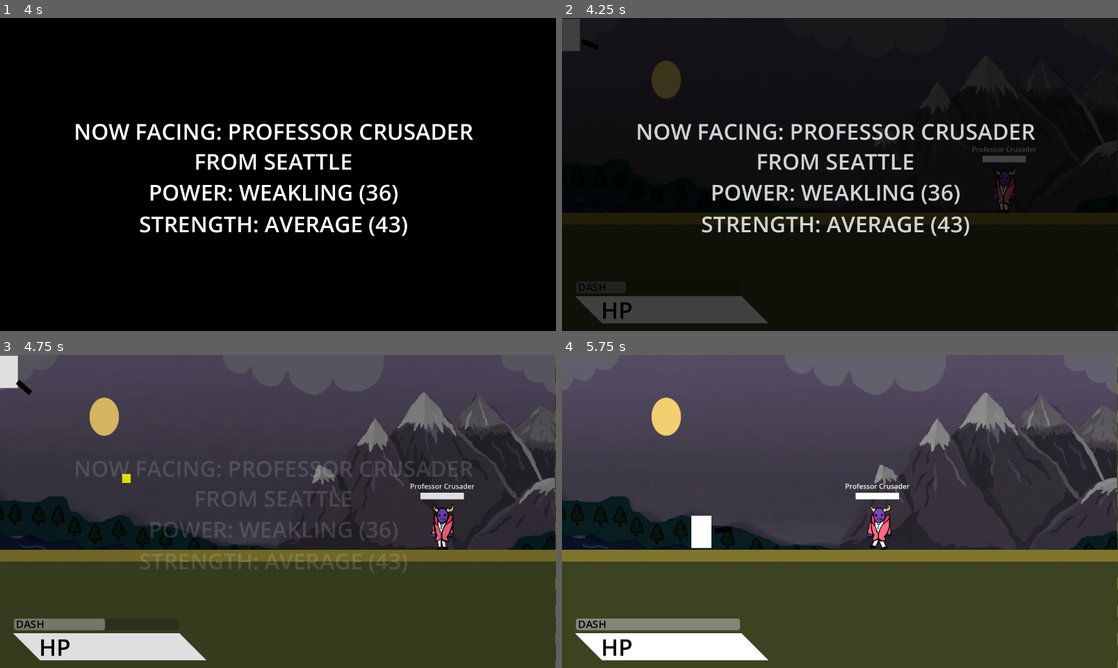
Above: before the commit, frames 1-4 (two rows, left to right).
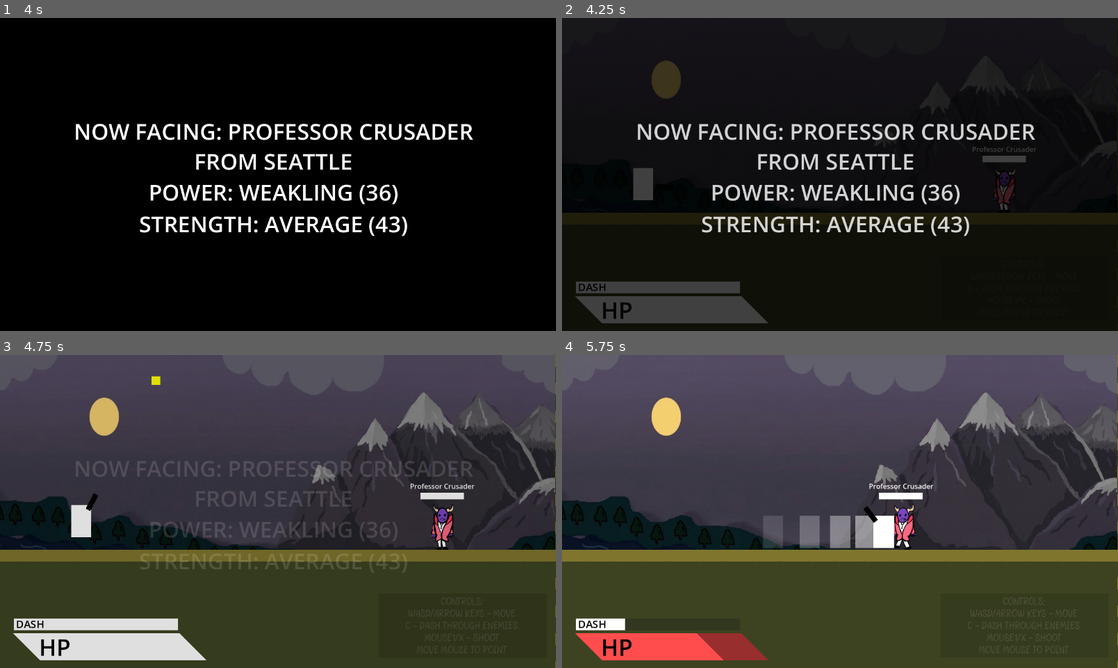
Above: after the commit, the same moments.

Repository: kryscw/Superhero-Project-X
Game: Godot game, scene res://Scenes/main.tscn
Same seed, same stepped clock (60 frames per second), same inputs: the game is played once before the commit and once after it.
Inputs (mouse positions are in pixels of both pictures, inside the frame that each line leads up to):
- Up to frame 1 (4 s): tap Enter at 0.5, 2, 3.5 s; move the mouse to (400, 158) at 0.52 s; hold D (right) 0.53-2.03 s; right-click (400, 158) at 0.6 s; tap Space (jump) at 0.77, 1.25, 1.52, 2.75, 3.02, 3.77 s; move the mouse to (166, 190) at 1.27 s; click (166, 190) at 1.35 s; move the mouse to (333, 105) at 2.02 s; hold A (left) 2.03-2.78 s; right-click (333, 105) at 2.1 s; move the mouse to (250, 237) at 2.77 s; hold D (right) from 2.78 s (still down); click (250, 237) at 2.85 s; move the mouse to (444, 221) at 3.52 s; right-click (444, 221) at 3.6 s
- Up to frame 2 (4.25 s): keep holding D (right)
- Up to frame 3 (4.75 s): move the mouse to (111, 464) at 4.27 s; release D (right) at 4.28 s; hold A (left) from 4.28 s (still down); click (111, 464) at 4.35 s; tap Space (jump) at 4.52 s
- Up to frame 4 (5.75 s): move the mouse to (867, 511) at 5.02 s; release A (left) at 5.03 s; hold D (right) from 5.03 s (still down); right-click (867, 511) at 5.1 s

Frame 1 is identical in both runs. In frame 2, 1.8% of the frame differs, in the area x 0-32%, y 0-88%; in frame 3, 2.0%; in frame 4, 6.6%, in the area x 2-67%, y 41-98%.

Commit message:
more stuff

Diff:
--- a/Main_Menu.tscn
+++ b/Main_Menu.tscn
@@ -96,6 +96,7 @@
 offset_top = 133.0
 offset_right = 913.0
 offset_bottom = 209.0
+theme_override_constants/outline_size = 24
 theme_override_font_sizes/font_size = 55
 text = "Superhero Project X"
 
--- a/Scenes/bulletEvil.tscn
+++ b/Scenes/bulletEvil.tscn
@@ -5,8 +5,8 @@
 [sub_resource type="RectangleShape2D" id="RectangleShape2D_vgqql"]
 
 [node name="Bullet" type="CharacterBody2D" unique_id=378807127 groups=["evil bullets"]]
-collision_layer = 9
-collision_mask = 9
+collision_layer = 8
+collision_mask = 8
 script = ExtResource("1_sdapb")
 
 [node name="ColorRect" type="ColorRect" parent="." unique_id=948850406]
@@ -14,7 +14,7 @@
 offset_top = -10.0
 offset_right = 10.0
 offset_bottom = 10.0
-color = Color(1, 1, 0, 1)
+color = Color(1, 0, 0, 1)
 
 [node name="CollisionShape2D" type="CollisionShape2D" parent="." unique_id=379280166]
 shape = SubResource("RectangleShape2D_vgqql")
--- /dev/null
+++ b/Scenes/color_rect_2.gd
@@ -0,0 +1,12 @@
+extends ColorRect
+
+
+func _on_mouse_entered() -> void:
+	print("enter")
+	var tween = get_tree().create_tween()
+	tween.tween_property(self, "modulate:a", 1, 0.5)
+
+
+func _on_mouse_exited() -> void:
+	var tween = get_tree().create_tween()
+	tween.tween_property(self, "modulate:a", 0.25, 0.5)
--- a/Scenes/enemy.gd
+++ b/Scenes/enemy.gd
@@ -83,7 +83,7 @@
 	if player == null: return
 	var dist = player.global_position - global_position
 
-	if dist.x > 80:
+	if dist.x < 40:
 		for i in 3:
 			makeBullet()
 			await get_tree().create_timer(0.25).timeout
@@ -91,7 +91,7 @@
 		$GPUParticles2D.emitting = true
 		for i in $areaOfEffect.get_overlapping_bodies():
 			if i.name.match("Player"):
-				i.health -= 10
+				i.damage(10)
 
 func _on_state_timer_timeout() -> void:
 	$stateTimer.wait_time = randf_range(1, 3)
--- a/Scenes/main.gd
+++ b/Scenes/main.gd
@@ -40,7 +40,8 @@
 	var x = load("res://Scenes/Enemy.tscn").instantiate()
 	$CanvasLayer/newVillain.pitch_scale += 0.05
 	$Player.health = 100
-	x.global_position = Vector2(15, 15)
+	x.global_position = Vector2(1020, 362)
+	$Player.global_position = Vector2(169, 343)
 	add_child(x)
 	$CanvasLayer/AnimationPlayer.play("FadeIn")
 	await $CanvasLayer/AnimationPlayer.animation_finished
--- a/Scenes/main.tscn
+++ b/Scenes/main.tscn
@@ -10,6 +10,7 @@
 [ext_resource type="Texture2D" uid="uid://cfg1n0hpr7m8f" path="res://Sprites/BA6EC9D5-308B-45D1-A2D4-69DAC48CC063.jpeg" id="4_hptm8"]
 [ext_resource type="Texture2D" uid="uid://bhclvq51v71y1" path="res://Sprites/tilemaps.png" id="8_d1ilt"]
 [ext_resource type="AudioStream" uid="uid://slf1veyn42y1" path="res://Audio/villainpasta.mp3" id="9_ynf5e"]
+[ext_resource type="Script" uid="uid://dcghptghbboxo" path="res://Scenes/color_rect_2.gd" id="10_fdnlq"]
 [ext_resource type="FontFile" uid="uid://bu4086b28uott" path="res://Fonts/Light Stories.ttf" id="11_6iyac"]
 [ext_resource type="Script" uid="uid://bdpeh7vjwjseh" path="res://Scenes/ShakyCam.gd" id="11_d1ilt"]
 
@@ -27,12 +28,52 @@
 scale_max = 0.089999996
 color_ramp = SubResource("GradientTexture1D_6bp64")
 
+[sub_resource type="StyleBoxFlat" id="StyleBoxFlat_fdnlq"]
+bg_color = Color(1, 1, 1, 1)
+
 [sub_resource type="StyleBoxFlat" id="StyleBoxFlat_kry3j"]
 skew = Vector2(-1, 0)
 
 [sub_resource type="StyleBoxFlat" id="StyleBoxFlat_21xkr"]
 bg_color = Color(1, 1, 1, 1)
 skew = Vector2(-1, 0)
+
+[sub_resource type="Animation" id="Animation_6iyac"]
+resource_name = "Hit"
+length = 0.2
+tracks/0/type = "value"
+tracks/0/imported = false
+tracks/0/enabled = true
+tracks/0/path = NodePath(".:modulate")
+tracks/0/interp = 1
+tracks/0/loop_wrap = true
+tracks/0/keys = {
+"times": PackedFloat32Array(0.033333335, 0.2),
+"transitions": PackedFloat32Array(1, 1),
+"update": 0,
+"values": [Color(1, 0, 0, 1), Color(1, 1, 1, 1)]
+}
+
+[sub_resource type="Animation" id="Animation_fdnlq"]
+length = 0.001
+tracks/0/type = "value"
+tracks/0/imported = false
+tracks/0/enabled = true
+tracks/0/path = NodePath(".:modulate")
+tracks/0/interp = 1
+tracks/0/loop_wrap = true
+tracks/0/keys = {
+"times": PackedFloat32Array(0),
+"transitions": PackedFloat32Array(1),
+"update": 0,
+"values": [Color(1, 1, 1, 1)]
+}
+
+[sub_resource type="AnimationLibrary" id="AnimationLibrary_fdnlq"]
+_data = {
+&"Hit": SubResource("Animation_6iyac"),
+&"RESET": SubResource("Animation_fdnlq")
+}
 
 [sub_resource type="RectangleShape2D" id="RectangleShape2D_f60y1"]
 size = Vector2(40, 80)
@@ -171,6 +212,7 @@
 volume_db = -10.0
 
 [node name="Player" type="CharacterBody2D" parent="." unique_id=1884285806]
+position = Vector2(169, 343)
 collision_layer = 3
 collision_mask = 3
 script = ExtResource("1_jjvhh")
@@ -189,6 +231,7 @@
 offset_top = 606.0
 offset_right = 410.0
 offset_bottom = 633.0
+theme_override_styles/fill = SubResource("StyleBoxFlat_fdnlq")
 value = 100.0
 show_percentage = false
 
@@ -202,6 +245,9 @@
 value = 100.0
 show_percentage = false
 
+[node name="AnimationPlayer" type="AnimationPlayer" parent="Player/CanvasLayer/healthBar" unique_id=13044600]
+libraries/ = SubResource("AnimationLibrary_fdnlq")
+
 [node name="dashTimer" type="Timer" parent="Player/CanvasLayer" unique_id=1434281301]
 wait_time = 0.1
 
@@ -265,9 +311,36 @@
 
 [node name="CanvasLayer" type="CanvasLayer" parent="." unique_id=2106179808]
 
+[node name="ColorRect2" type="ColorRect" parent="CanvasLayer" unique_id=1848766559]
+modulate = Color(1, 1, 1, 0.1254902)
+offset_left = 872.00006
+offset_top = 549.0
+offset_right = 1369.0
+offset_bottom = 738.0
+scale = Vector2(0.77578187, 0.77578187)
+color = Color(0, 0, 0, 1)
+script = ExtResource("10_fdnlq")
+
+[node name="Label" type="Label" parent="CanvasLayer/ColorRect2" unique_id=276998842]
+layout_mode = 0
+offset_left = 5.0
+offset_top = 1.0
+offset_right = 488.0
+offset_bottom = 193.0
+theme_override_fonts/font = ExtResource("11_6iyac")
+theme_override_font_sizes/font_size = 30
+text = "CONTROLS:
+WASD/ARROW KEYS - MOVE
+C - DASH THROUGH ENEMIES
+MOUSE1/X - SHOOT
+MOVE MOUSE TO POINT"
+horizontal_alignment = 1
+vertical_alignment = 1
+
 [node name="ColorRect" type="ColorRect" parent="CanvasLayer" unique_id=951349395]
 offset_right = 1280.0
 offset_bottom = 720.0
+mouse_filter = 2
 color = Color(0, 0, 0, 1)
 
 [node name="labels" type="Node2D" parent="CanvasLayer" unique_id=2082700873]
@@ -341,7 +414,7 @@
 offset_bottom = 300.0
 theme_override_fonts/font = ExtResource("11_6iyac")
 theme_override_font_sizes/font_size = 44
-text = "You defeated this boss...
+text = "You defeated this evil villain...
 now pick a reward!!!"
 horizontal_alignment = 1
 
@@ -381,6 +454,8 @@
 [connection signal="timeout" from="Player/CanvasLayer/dashTimer" to="Player" method="_on_dash_timer_timeout"]
 [connection signal="timeout" from="Player/weaponRot/countdownTimer" to="Player/weaponRot" method="_on_countdown_timer_timeout"]
 [connection signal="body_shape_entered" from="Player/Area2D" to="Player" method="damage_area_entered"]
+[connection signal="mouse_entered" from="CanvasLayer/ColorRect2" to="CanvasLayer/ColorRect2" method="_on_mouse_entered"]
+[connection signal="mouse_exited" from="CanvasLayer/ColorRect2" to="CanvasLayer/ColorRect2" method="_on_mouse_exited"]
 [connection signal="pressed" from="CanvasLayer/ThreeChoices/CenterContainer/HBoxContainer/fireRateUpgrade" to="." method="_on_fire_rate_upgrade_pressed"]
 [connection signal="pressed" from="CanvasLayer/ThreeChoices/CenterContainer/HBoxContainer/speedUpgrade" to="." method="_on_speed_upgrade_pressed"]
 [connection signal="pressed" from="CanvasLayer/ThreeChoices/CenterContainer/HBoxContainer/damageUpgrade" to="." method="_on_damage_upgrade_pressed"]
--- a/Scenes/player.gd
+++ b/Scenes/player.gd
@@ -16,7 +16,14 @@
 
 @onready var main = get_tree().current_scene
 
+func damage(amount):
+	health -= amount
+	$CanvasLayer/healthBar/AnimationPlayer.play("Hit")
+
 func _physics_process(_delta: float) -> void:
+	if !main.gameStarted:
+		return
+
 
 	if health <= 0:
 		$"../CanvasLayer/deathbeUponYe".show()
@@ -48,8 +55,7 @@
 		$Area2D/CollisionShape2D.disabled = false
 		$afterImage.emitting = false
 
-	if main.gameStarted:
-		move_and_slide()
+	move_and_slide()
 
 
 
@@ -72,8 +78,8 @@
 
 
 func damage_area_entered(_body_rid: RID, body: Node2D, _body_shape_index: int, _local_shape_index: int) -> void:
-	if body.name.contains("Enemy"): health -= body.damageDealing
-	if body.is_in_group("evil bullets"): body.queue_free(); health -= 25
+	if body.name.contains("Enemy"): damage(body.damageDealing)
+	if body.is_in_group("evil bullets"): body.queue_free(); damage(25)
 
 
 func _on_dash_timer_timeout() -> void:
Not shown, added: Scenes/color_rect_2.gd.uid
Not shown, changed: .DS_Store
